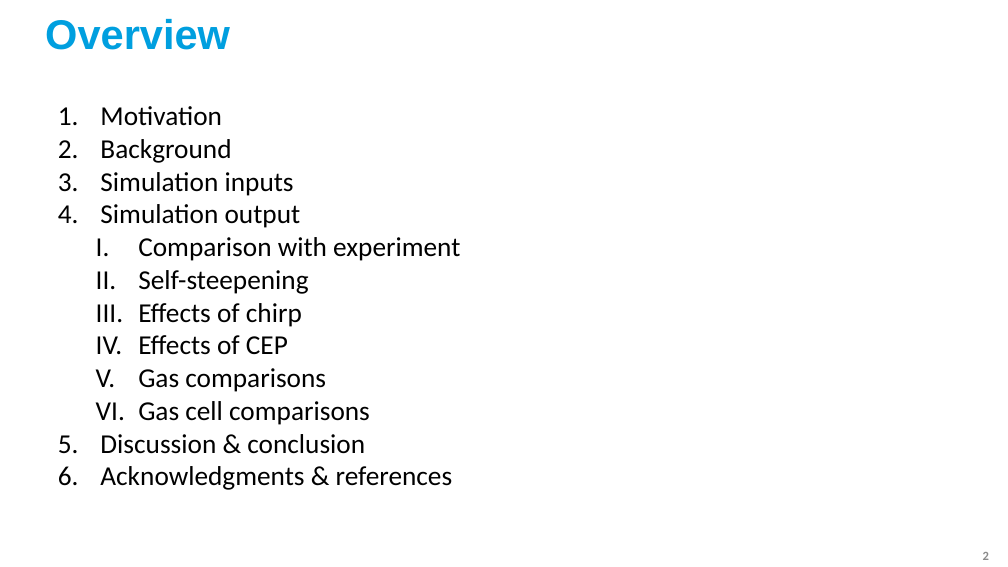
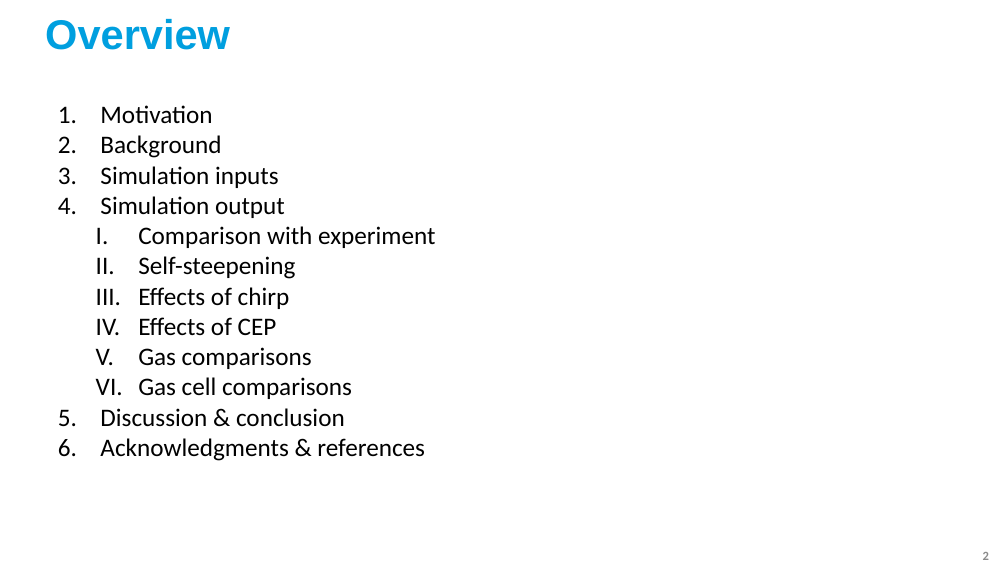
Before and after one commit to david-f-amorim/Simulating-THG-of-few-femtosecond-pulses-in-a-noble-gas-, a slide deck: slide 2 of presentations/DESY - Final Presentation (fixed).pptx. Drawn at 1008x567 pixels with LibreOffice and Linux fonts; fonts in the diff are those of the drawing; background and template pictures are left out. Boxes give left, top, right and bottom in pixels: in the first picture for what was removed or moved away, otherwise in the second. Text is boxed around its words. In the diff, an @@ line names an element or a change of style, - is before the commit and + after.

```diff
--- a/presentations/DESY - Final Presentation (fixed).pptx
+++ b/presentations/DESY - Final Presentation (fixed).pptx
@@ text "Motivation" at <box>100,105,435,461</box>: size 26 to 24 pt @@
```
Also in this commit, not shown: 10 other slides changed, 1 slide removed, 59 other files.
